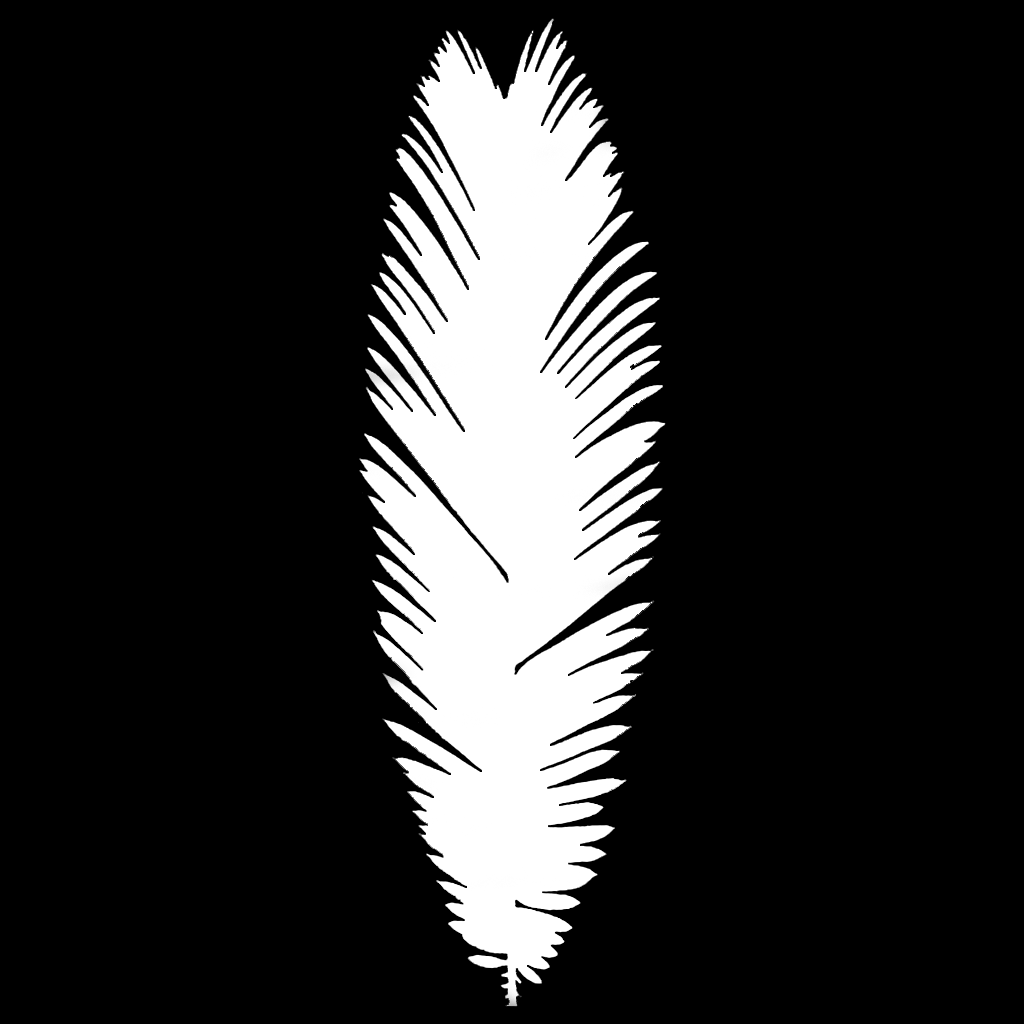
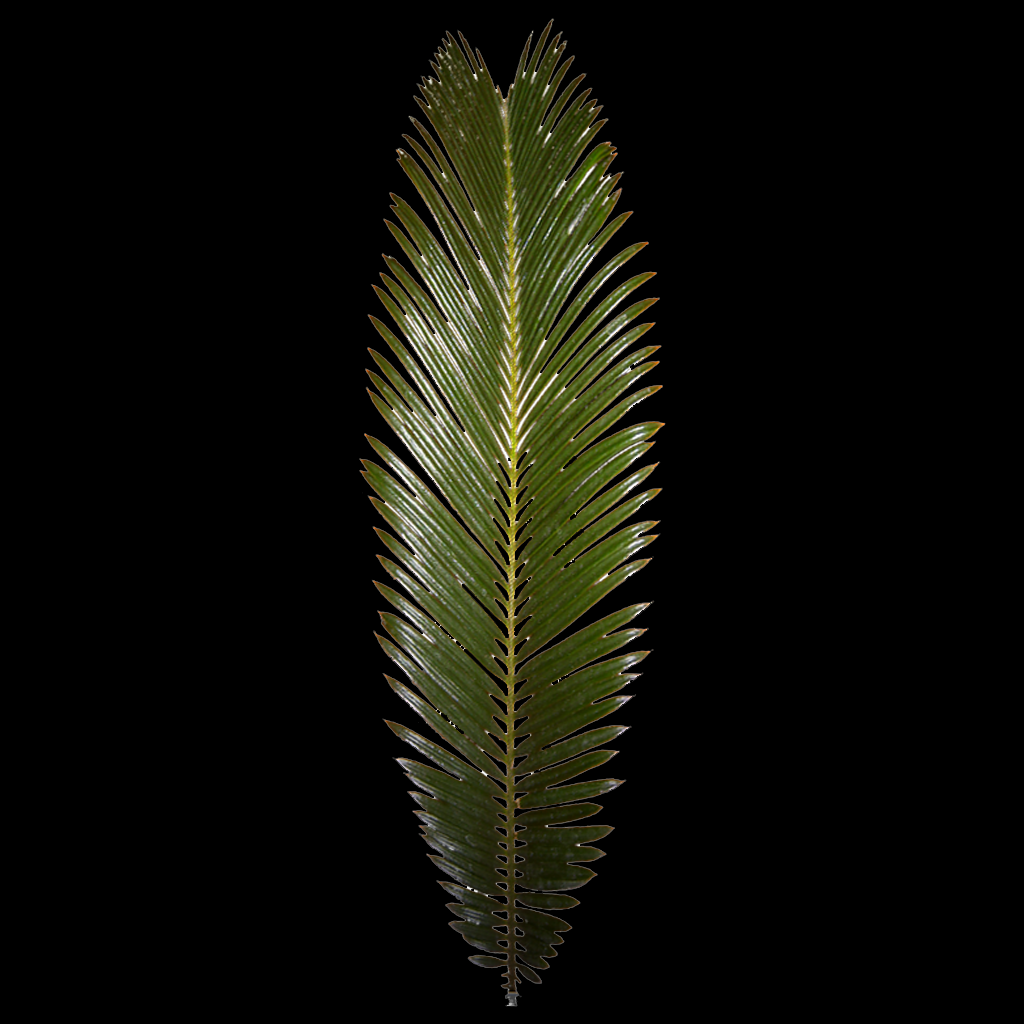
Layered file, before and after one edit (1024x1024). Changes by layer:
removed layer "Layer 1" over <box>359,18,666,1007</box>
removed layer "Background" over <box>359,18,666,1007</box>
